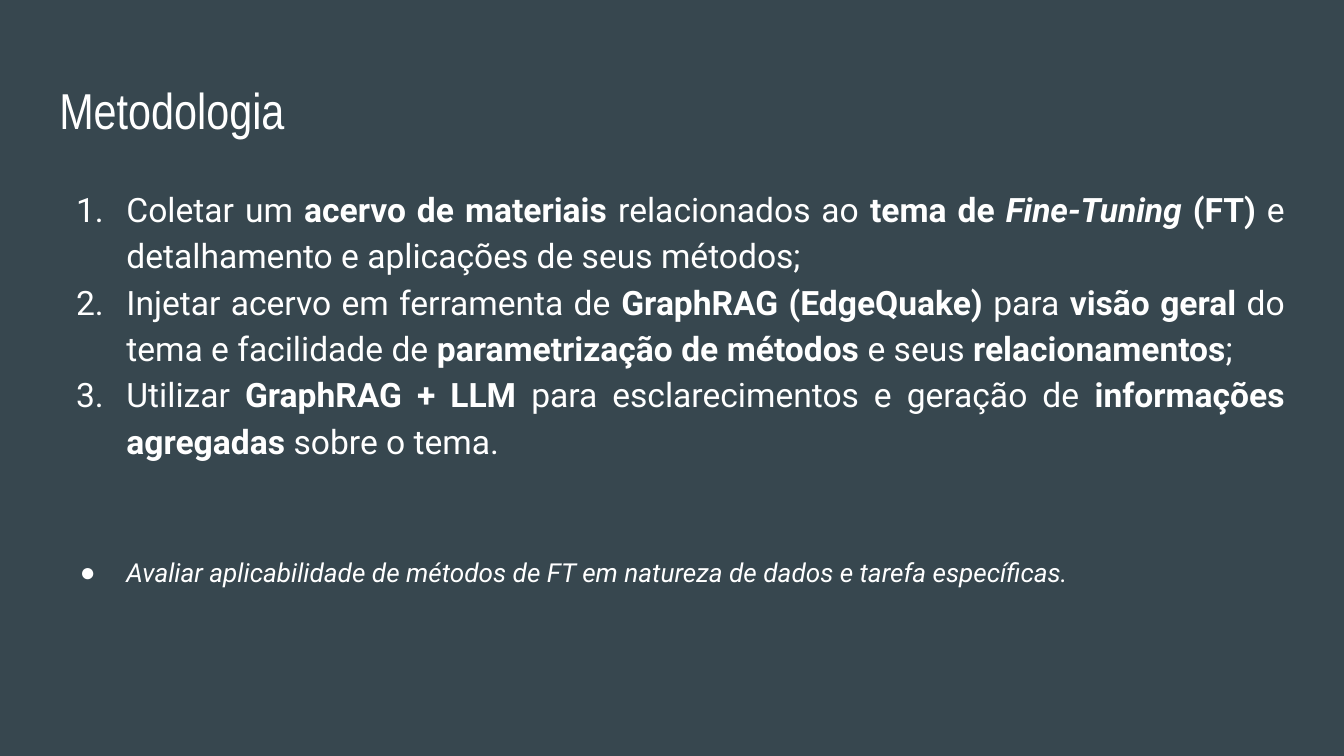
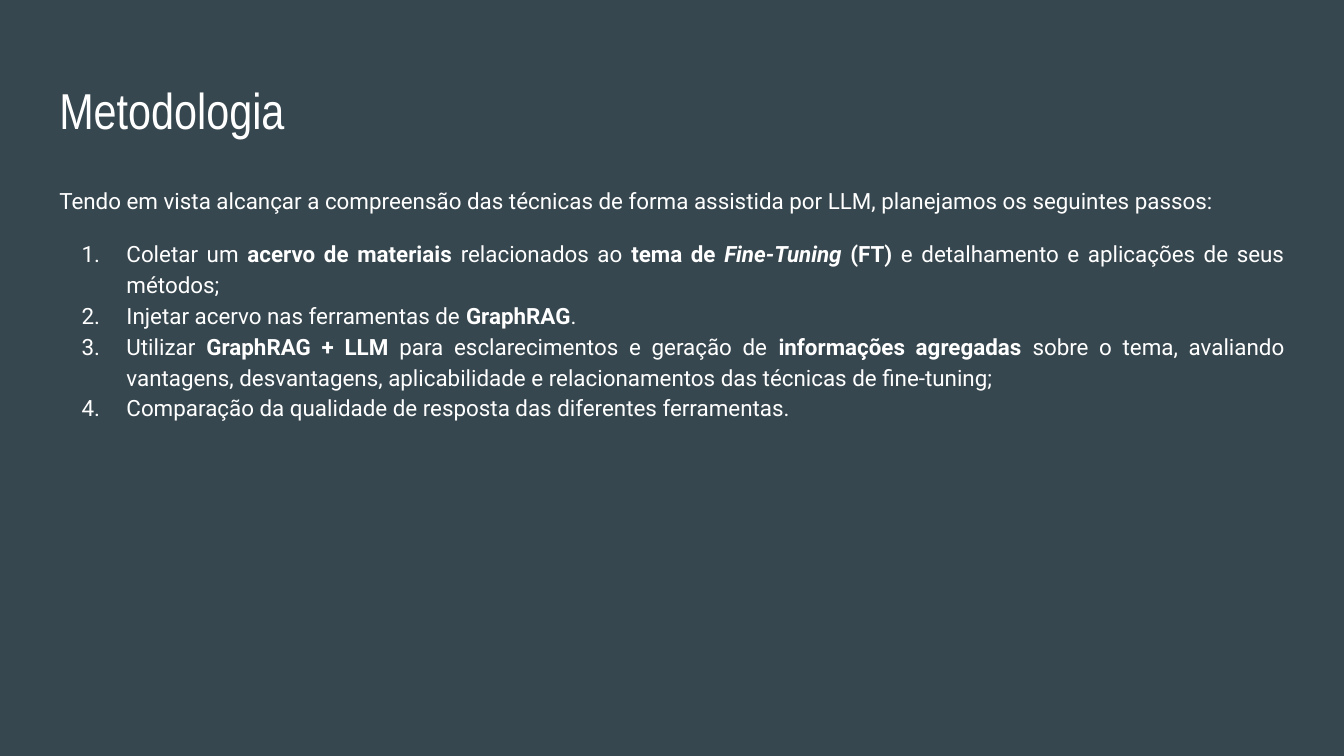
Before and after one commit to tfmiranda/ppgeec2327-t2p2, a slide deck: slide 3 of slides/apresentacao-t2p2.pptx. Drawn at 1344x756 pixels with LibreOffice and Linux fonts; fonts in the diff are those of the drawing. Boxes give left, top, right and bottom in pixels: in the first picture for what was removed or moved away, otherwise in the second. Text is boxed around its words. In the diff, an @@ line names an element or a change of style, - is before the commit and + after.

```diff
--- a/slides/apresentacao-t2p2.pptx
+++ b/slides/apresentacao-t2p2.pptx
@@ text at <box>59,192,1213,214</box>: paragraph added @@
+Tendo em vista alcançar a compreensão das técnicas de forma assistida por LLM, planejamos os seguintes passos:
@@ text at <box>126,244,1284,296</box>: size 18 to 12 pt in "Coletar um acervo de materiais relacionados ao ..."; indent changed; more space between paragraphs @@
@@ text at <box>126,307,1285,421</box>: text changed; size 18 to 12 pt @@
-2. Injetar acervo em ferramenta de GraphRAG (EdgeQuake) para visão geral do tema e facilidade de parametrização de métodos e seus relacionamentos;
-3. Utilizar GraphRAG + LLM para esclarecimentos e geração de informações agregadas sobre o tema.
-● Avaliar aplicabilidade de métodos de FT em natureza de dados e tarefa específicas.
+2. Injetar acervo nas ferramentas de GraphRAG.
+3. Utilizar GraphRAG + LLM para esclarecimentos e geração de informações agregadas sobre o tema, avaliando vantagens, desvantagens, aplicabilidade e relacionamentos das técnicas de fine-tuning;
+4. Comparação da qualidade de resposta das diferentes ferramentas.
```
Also in this commit, not shown: 3 other slides changed, 8 slides added, 1 slide removed.
